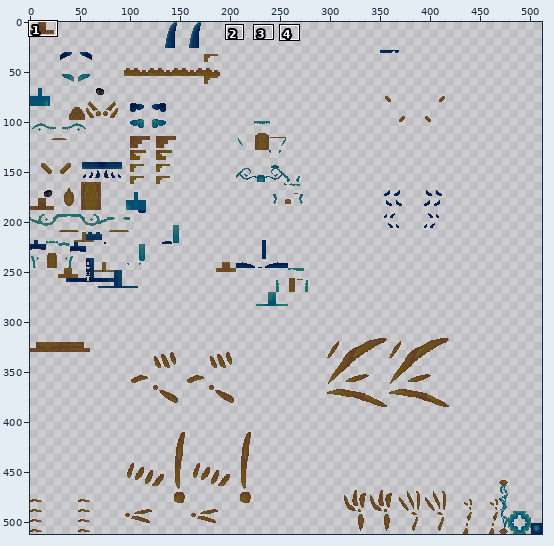
Sprite sheet, stored at src/test/resources/Honey_Rain__adult_glow.png. The picture above shows the old version from afar; the outline marks the close-up.
Close-up. Old version:
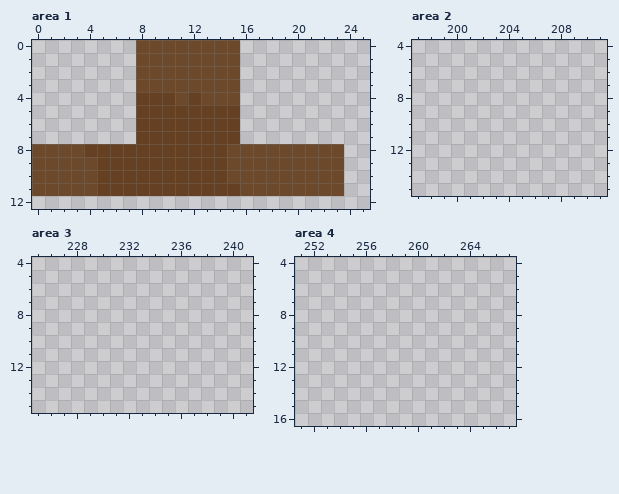
The file is 512x512 pixels. Pixels under 10% opacity are left out. Colours within 5 levels of each other are drawn and written as one. Shown: area 1: x 0..25, y 0..12; area 2: x 197..211, y 4..15; area 3: x 225..241, y 4..15; area 4: x 251..267, y 4..16. The commit also changed other parts of the picture, which this record leaves out.
After:
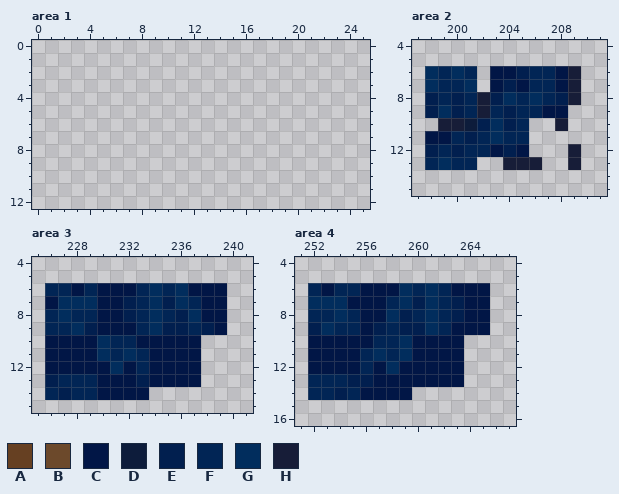
Palette (. is transparent): A #664022  B #6c492b  C #011646  D #0d1c3b  E #011f4f  F #012555  G #012d5d  H #171d38
The edit:
{"where": "area 1"}
{"y":0,"x":8,"old":"BBBBBBBB","new":"........"}
{"y":1,"x":8,"old":"BBBBBBBB","new":"........"}
{"y":2,"x":8,"old":"BBBBBBBB","new":"........"}
{"y":3,"x":8,"old":"BBBBBBBB","new":"........"}
{"y":4,"x":8,"old":"AAABABBB","new":"........"}
{"y":5,"x":8,"old":"AAAAAAAA","new":"........"}
{"y":6,"x":8,"old":"AAAAAAAA","new":"........"}
{"y":7,"x":8,"old":"AAAAAAAA","new":"........"}
{"y":8,"x":0,"old":"BBBBAAAAAAAAAAABBBBBBBBB","new":"........................"}
{"y":9,"x":0,"old":"BBBBBAAAAAAAAAABBBBBBBBB","new":"........................"}
{"y":10,"x":0,"old":"BBBBBAAAAAAAAAABBBBBBBBB","new":"........................"}
{"y":11,"x":0,"old":"BBBBBAAAAAAAAAAABBBBBBBB","new":"........................"}
{"where": "area 2"}
{"y":6,"x":198,"old":"....","new":"GFGF"}
{"y":6,"x":203,"old":".......","new":"CCEFFCH"}
{"y":7,"x":198,"old":"....","new":"GFFG"}
{"y":7,"x":203,"old":".......","new":"CECFFCH"}
{"y":8,"x":198,"old":"............","new":"EFEFHEGFGFEH"}
{"y":9,"x":198,"old":"...........","new":"EGEFHFEFFCC"}
{"y":10,"x":199,"old":".......","new":"HHDEGEF"}
{"y":10,"x":208,"old":".","new":"H"}
{"y":11,"x":198,"old":"........","new":"CCFEFGFF"}
{"y":12,"x":198,"old":"........","new":"EFEFFCEC"}
{"y":12,"x":209,"old":".","new":"H"}
{"y":13,"x":198,"old":"....","new":"FGFF"}
{"y":13,"x":204,"old":"...","new":"HHH"}
{"y":13,"x":209,"old":".","new":"H"}
{"where": "area 3"}
{"y":6,"x":226,"old":"..............","new":"FFCFCCCFGFGCCC"}
{"y":7,"x":226,"old":"..............","new":"CGGGCCEFGEGFCC"}
{"y":8,"x":226,"old":"..............","new":"FGFFCCEFGFEGCC"}
{"y":9,"x":226,"old":"..............","new":"FFGECCCFGEEFEC"}
{"y":10,"x":226,"old":"............","new":"CCCCGFFCCCCC"}
{"y":11,"x":226,"old":"............","new":"CCCCGFGFCCCC"}
{"y":12,"x":226,"old":"............","new":"CCCCCGCFCCCC"}
{"y":13,"x":226,"old":"............","new":"EFFFCCCECCCC"}
{"y":14,"x":226,"old":"........","new":"FEFFCCCC"}
{"where": "area 4"}
{"y":6,"x":252,"old":"..............","new":"FCFFCCCGFGFCCC"}
{"y":7,"x":252,"old":"..............","new":"GGGCCCFGEGFECC"}
{"y":8,"x":252,"old":"..............","new":"FFGFCCGEFGFECC"}
{"y":9,"x":252,"old":"..............","new":"EGFFCEFEEGFCCC"}
{"y":10,"x":252,"old":"............","new":"CCCCCFFGCCCC"}
{"y":11,"x":252,"old":"............","new":"CCCCFGFGCCCC"}
{"y":12,"x":252,"old":"............","new":"CCCCFCGCCCCC"}
{"y":13,"x":252,"old":"............","new":"FFFEECCCCCCC"}
{"y":14,"x":252,"old":"........","new":"FFEFCCCC"}
{"label":"erased","picture_box":[32,40,344,196]}
{"label":"added","picture_box":[425,66,581,170]}
{"label":"added","picture_box":[45,283,227,400]}
{"label":"added","picture_box":[308,283,490,400]}
